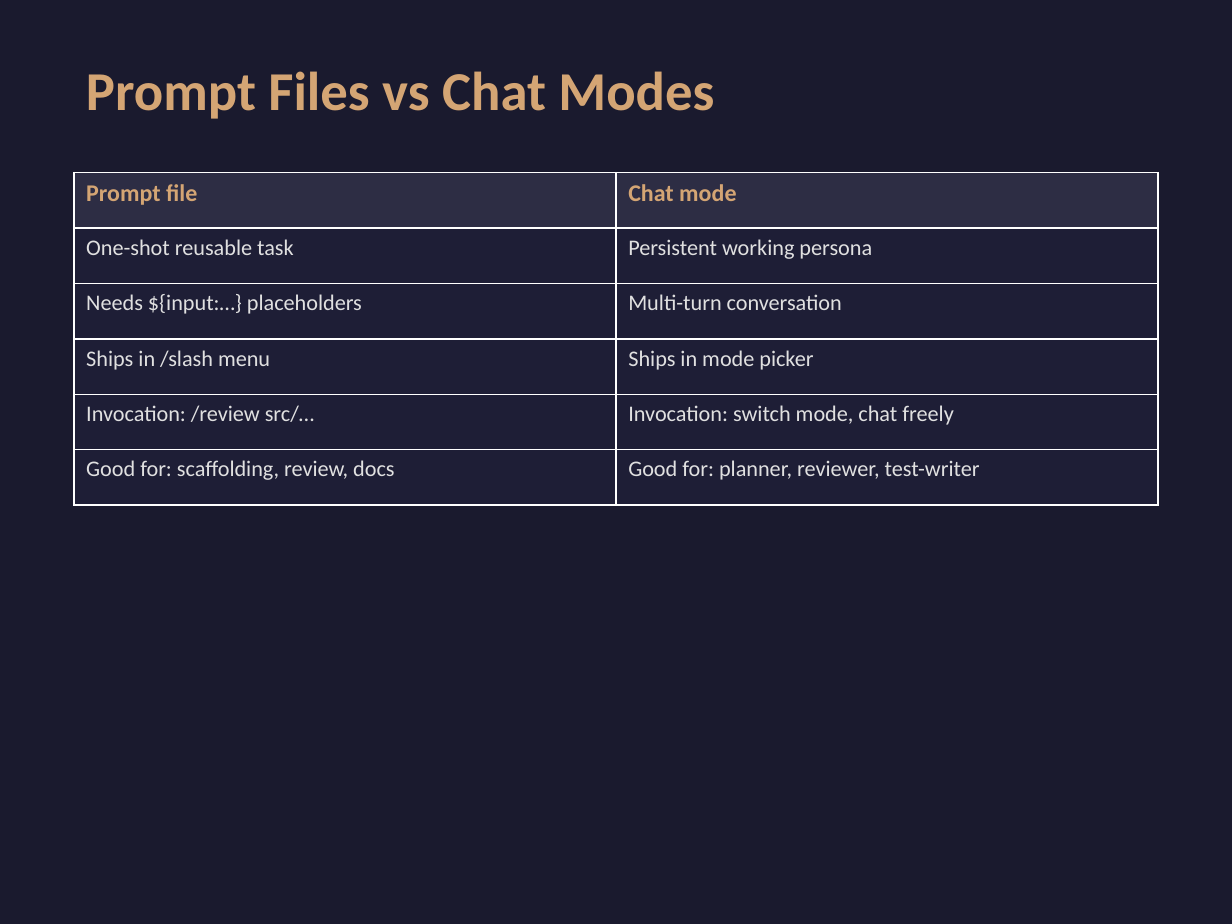
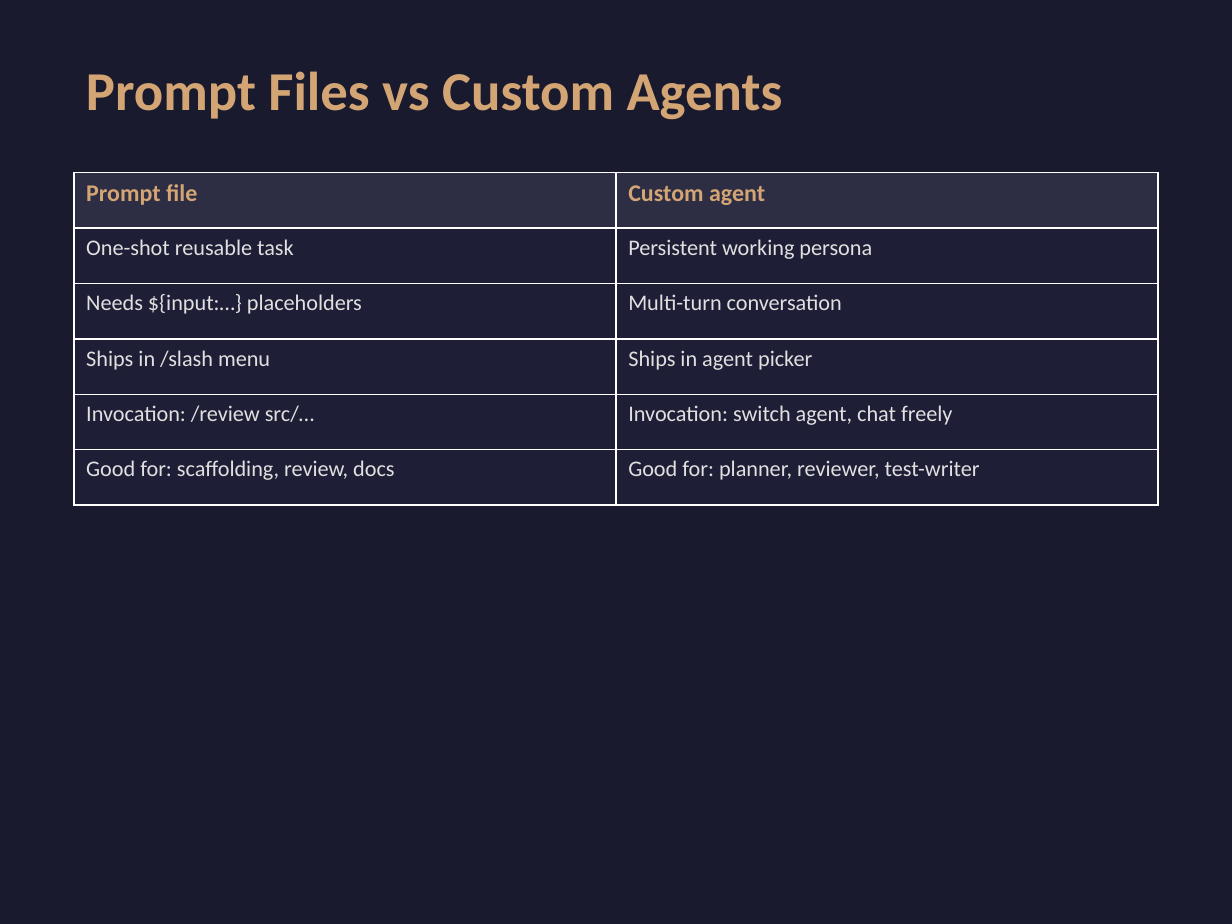
Before and after one commit to zachschillaci27/github-copilot-workshop, a slide deck: slide 22 of slides.pptx. Drawn at 1232x924 pixels with LibreOffice and Linux fonts; fonts in the diff are those of the drawing. Boxes give left, top, right and bottom in pixels: in the first picture for what was removed or moved away, otherwise in the second. Text is boxed around its words. In the diff, an @@ line names an element or a change of style, - is before the commit and + after.

```diff
--- a/slides.pptx
+++ b/slides.pptx
@@ text at bbox=[86, 71, 783, 120]: text changed @@
-Prompt Files vs Chat Modes
+Prompt Files vs Custom Agents
@@ table at bbox=[74, 172, 1158, 505] @@
-row 1, column 2: Chat mode
+row 1, column 2: Custom agent
-row 4, column 2: Ships in mode picker
+row 4, column 2: Ships in agent picker
-row 5, column 2: Invocation: switch mode, chat freely
+row 5, column 2: Invocation: switch agent, chat freely
```
Also in this commit, not shown: 6 other slides changed, 19 other files.
